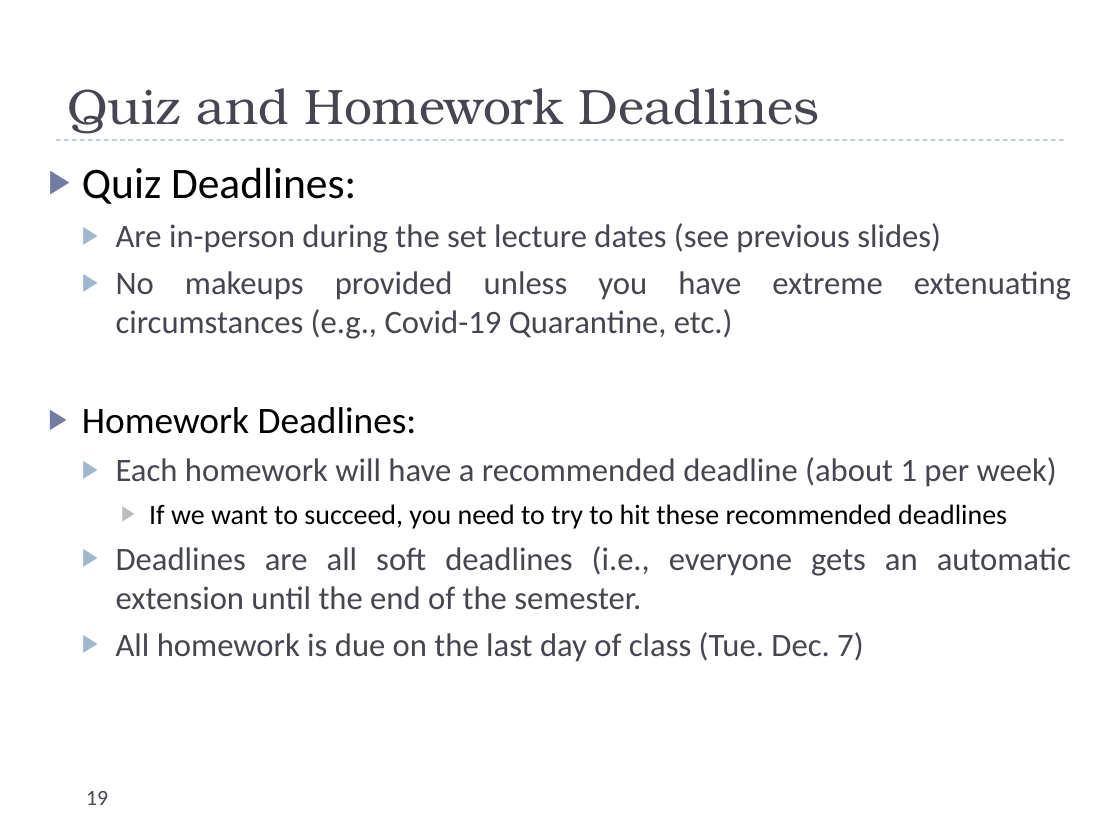
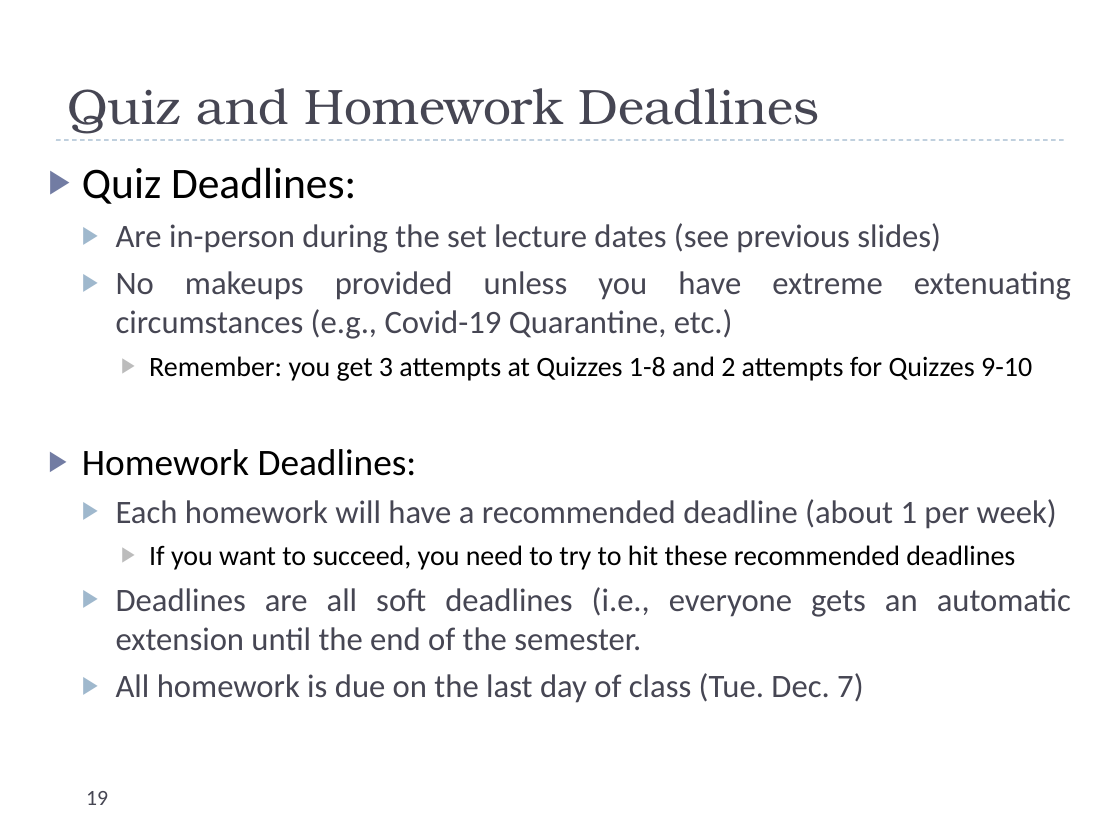
Before and after one commit to uva-cs/cs4102-f21, a slide deck: slide 19 of slides/courseintroduction.pptx. Drawn at 1120x840 pixels with LibreOffice and Linux fonts; fonts in the diff are those of the drawing. Boxes give left, top, right and bottom in pixels: in the first picture for what was removed or moved away, otherwise in the second. Text is boxed around its words. In the diff, an @@ line names an element or a change of style, - is before the commit and + after.

```diff
--- a/slides/courseintroduction.pptx
+++ b/slides/courseintroduction.pptx
@@ text at bbox=[149, 356, 1032, 381]: paragraph added @@
+    ▶ Remember: you get 3 attempts at Quizzes 1-8 and 2 attempts for Quizzes 9-10
@@ text at bbox=[149, 545, 1015, 570]: text changed @@
-    ▶ If we want to succeed, you need to try to hit these recommended deadlines
+    ▶ If you want to succeed, you need to try to hit these recommended deadlines
```
Also in this commit, not shown: 5 other slides changed, 2 other files.
